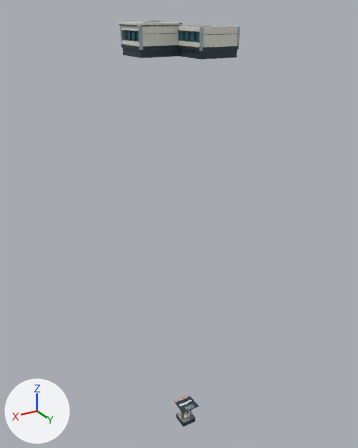
What one commit did to the Blender file lunar-art-test/game/assets/modular-library.blend.
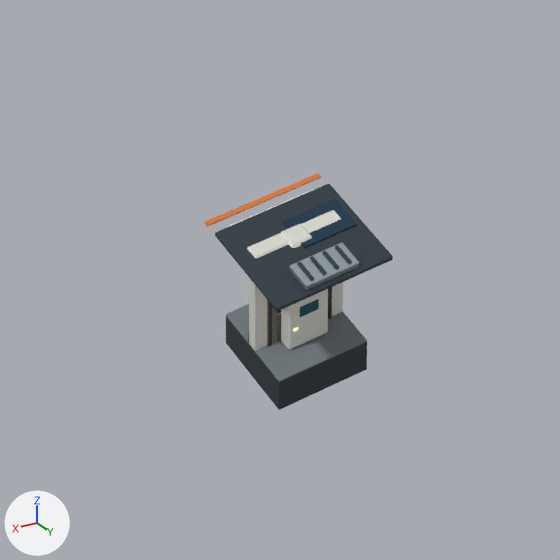
The first picture shows the older version from a 50 mm lens placed at (28.9, 46.4, 3.4), pointed at (0.9, -0.4, -19.9). The close-ups show the older and then the newer version on the part from 41% to 62% of the width and 83% to 100% of the height of that picture. Only the edits that show in the close-ups are written down. Every picture has the same lights, and +X, +Y and +Z are marked at lower left.

Names of what the first close-up shows: 'Airlock', 'Cabinet', 'Floor', 'RoofEdge', 'RoofModule' and 4 more.
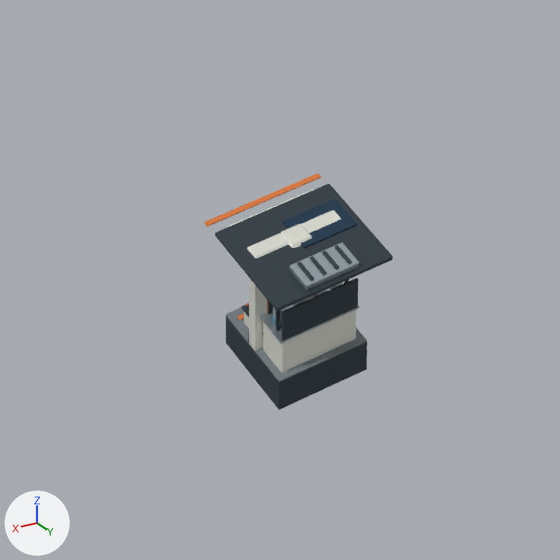
Changed parts and their boxes [x1, y1, x2, y2] in the close-ups (560 x 560 px):
'Galley', added: after [260, 278, 359, 372]
    faces in mat_lunar___ceramic_ivory (white #e5e6db): [263, 310, 356, 372]
    faces in mat_lunar___graphite_structure (greyish blue #3c4850): [282, 278, 358, 341]
    faces in mat_lunar___brushed_stainless (pale blue #b8c7ce): [260, 305, 359, 344]
'GrowBed', added (mostly hidden): after [241, 279, 349, 334]
    faces in mat_lunar___graphite_structure (greyish blue #3c4850): [241, 279, 349, 334]
'Recycler', added (mostly hidden): after [272, 282, 343, 328]
    faces in mat_lunar___brushed_stainless (pale blue #b8c7ce): [273, 282, 343, 326]
'AirlockFloor', added: after [237, 313, 279, 369]
'Cabinet', unchanged, covered by the edit: before [281, 289, 328, 350]; after [306, 295, 314, 300]

Patch to the scene script:
```diff
--- a/lunar-art-test/game/assets/modular-library.blend.py
+++ b/lunar-art-test/game/assets/modular-library.blend.py
@@ ob_recycler @@
+ob_recycler = bpy.data.objects.new('Recycler', me_cube_159)  # 232 vertices, 148 faces; spans x -0.8..0.8, y -0.25..0.85, z 0.0..1.59; in mat_lunar___graphite_structure (greyish blue #3c4850), mat_lunar___brushed_stainless (pale blue #b8c7ce), mat_lunar___reclaimed_water (blue #459ec5), mat_lunar___ceramic_ivory (white #e5e6db), mat_lunar___warm_powered_emission (orange #ffcd7c, glowing orange #ffcd7c), mat_lunar___burnt_orange_safety (orange #e77e3c)
+ob_recycler.location = (0.0, 0.0, -50.0)
@@ ob_galley @@
+ob_galley = bpy.data.objects.new('Galley', me_cube_148)  # 132 vertices, 110 faces; spans x -0.89..0.89, y 0.09..0.88, z 0.0..1.93; in mat_lunar___ceramic_ivory (white #e5e6db), mat_lunar___brushed_stainless (pale blue #b8c7ce), mat_lunar___graphite_structure (greyish blue #3c4850), mat_lunar___deep_teal_glazing (dark cyan #2c6976), mat_lunar___burnt_orange_safety (orange #e77e3c)
+ob_galley.location = (0.0, 0.0, -50.0)
@@ ob_growbed @@
+ob_growbed = bpy.data.objects.new('GrowBed', me_cube_134)  # 112 vertices, 100 faces; spans x -0.84..0.84, y -0.68..0.68, z 0.0..1.85; in mat_lunar___ceramic_ivory (white #e5e6db), mat_lunar___graphite_structure (greyish blue #3c4850), mat_lunar___hydroponic_substrate (brown #5d4d3f), mat_lunar___grow_light_emission (pink #ffbcea, glowing pink #ffbcea), mat_lunar___burnt_orange_safety (orange #e77e3c)
+ob_growbed.location = (0.0, 0.0, -50.0)
@@ ob_airlockfloor @@
+ob_airlockfloor = bpy.data.objects.new('AirlockFloor', me_cube_131)  # 24 vertices, 18 faces; spans x -0.85..0.85, y -0.83..0.83, z 0.13..0.14; in mat_lunar___burnt_orange_safety (orange #e77e3c), mat_lunar___brushed_stainless (pale blue #b8c7ce)
+ob_airlockfloor.location = (0.0, 0.0, -50.0)
```
